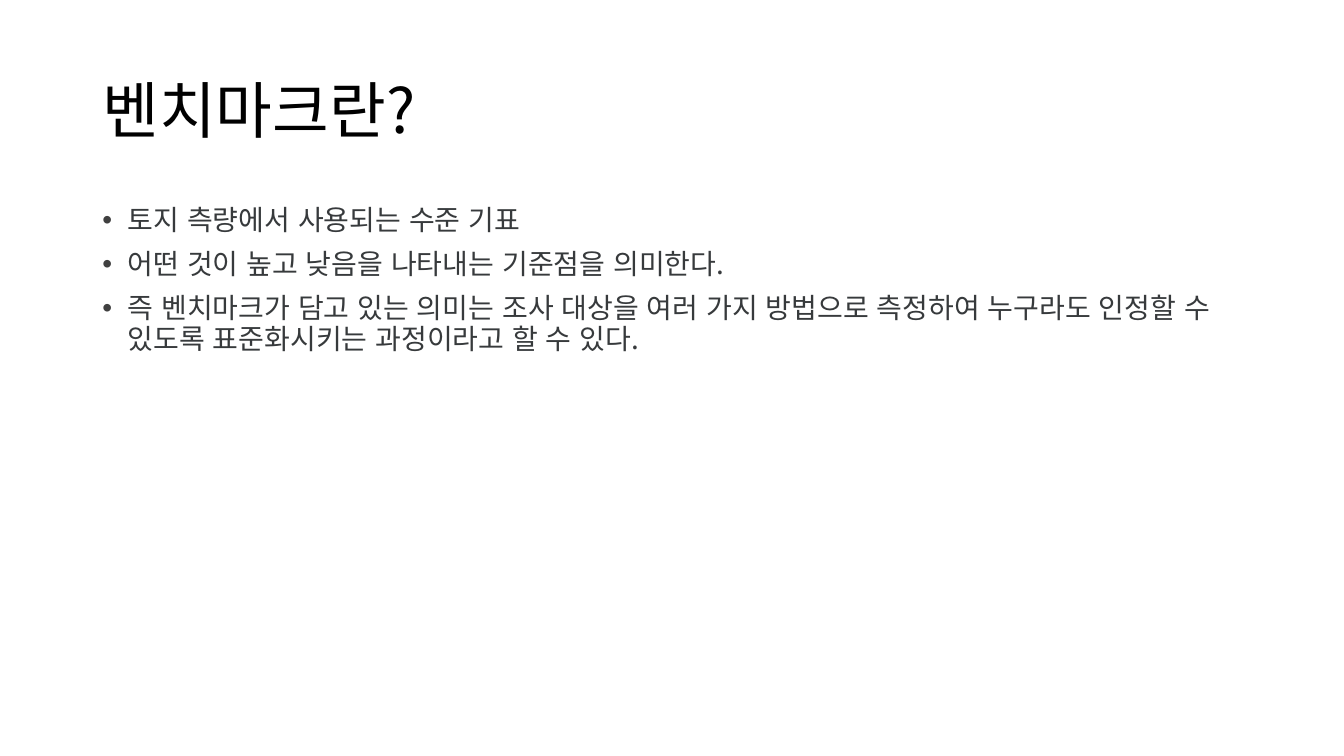
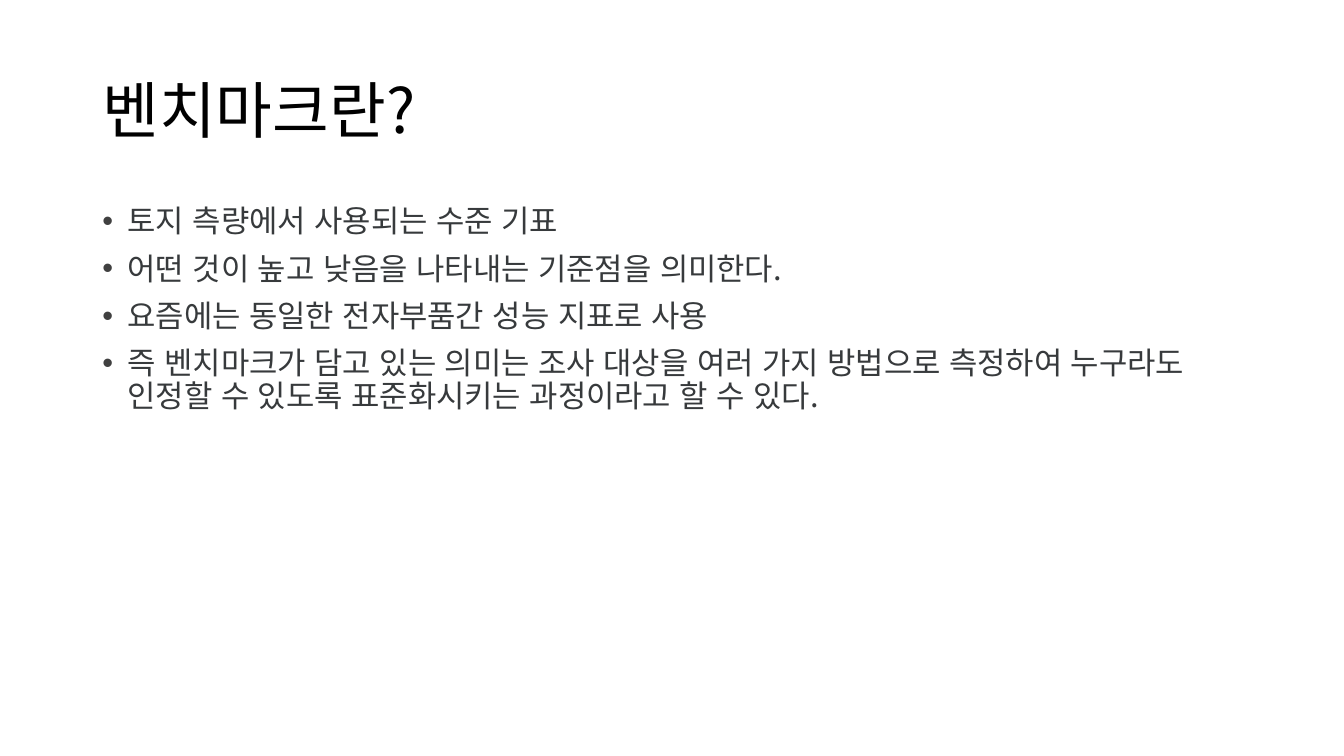
Before and after one commit to yeomyeom/Data-structure-Design, a slide deck: slide 3 of 자료/자료구조설계 개인 프로젝트_조립 PC 견적 추천 프로그램_solutuion.pptx. Drawn at 1344x756 pixels with LibreOffice and Linux fonts; fonts in the diff are those of the drawing; background and template pictures are left out. Boxes give left, top, right and bottom in pixels: in the first picture for what was removed or moved away, otherwise in the second. Text is boxed around its words. In the diff, an @@ line names an element or a change of style, - is before the commit and + after.

```diff
--- a/자료/자료구조설계 개인 프로젝트_조립 PC 견적 추천 프로그램_solutuion.pptx
+++ b/자료/자료구조설계 개인 프로젝트_조립 PC 견적 추천 프로그램_solutuion.pptx
@@ text at (128, 206, 1184, 410): size 20 to 22 pt in "토지 측량에서 사용되는 수준 기표", "어떤 것이 높고 낮음을 나타내는 기준점을 의미한다.", "즉 벤치마크가 담고 있는 의미는 조사 대상을 ..." @@
@@ text at (128, 301, 709, 330): paragraph added @@
+• 요즘에는 동일한 전자부품간 성능 지표로 사용
```
Also in this commit, not shown: 4 other slides changed, 20 slides added.
